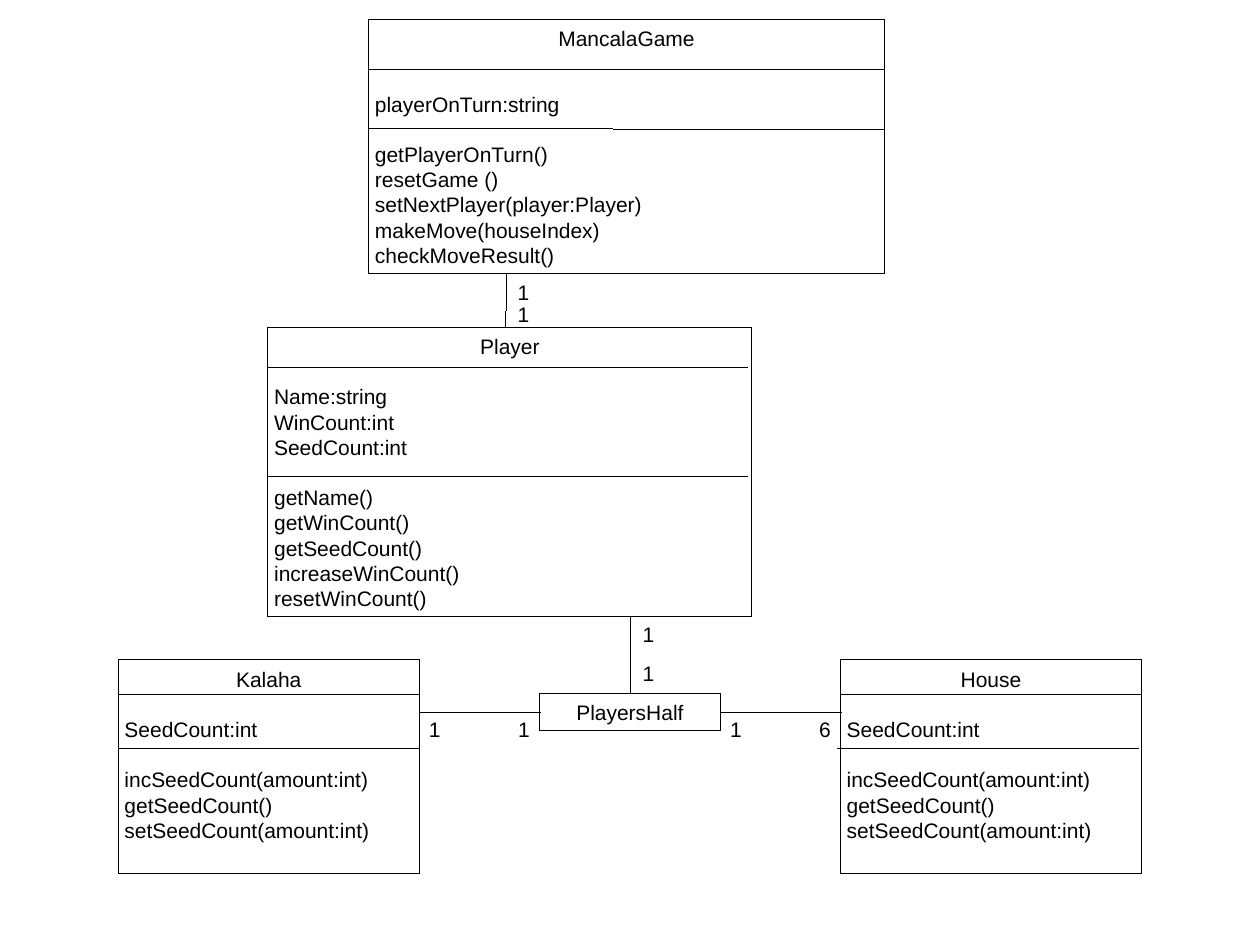
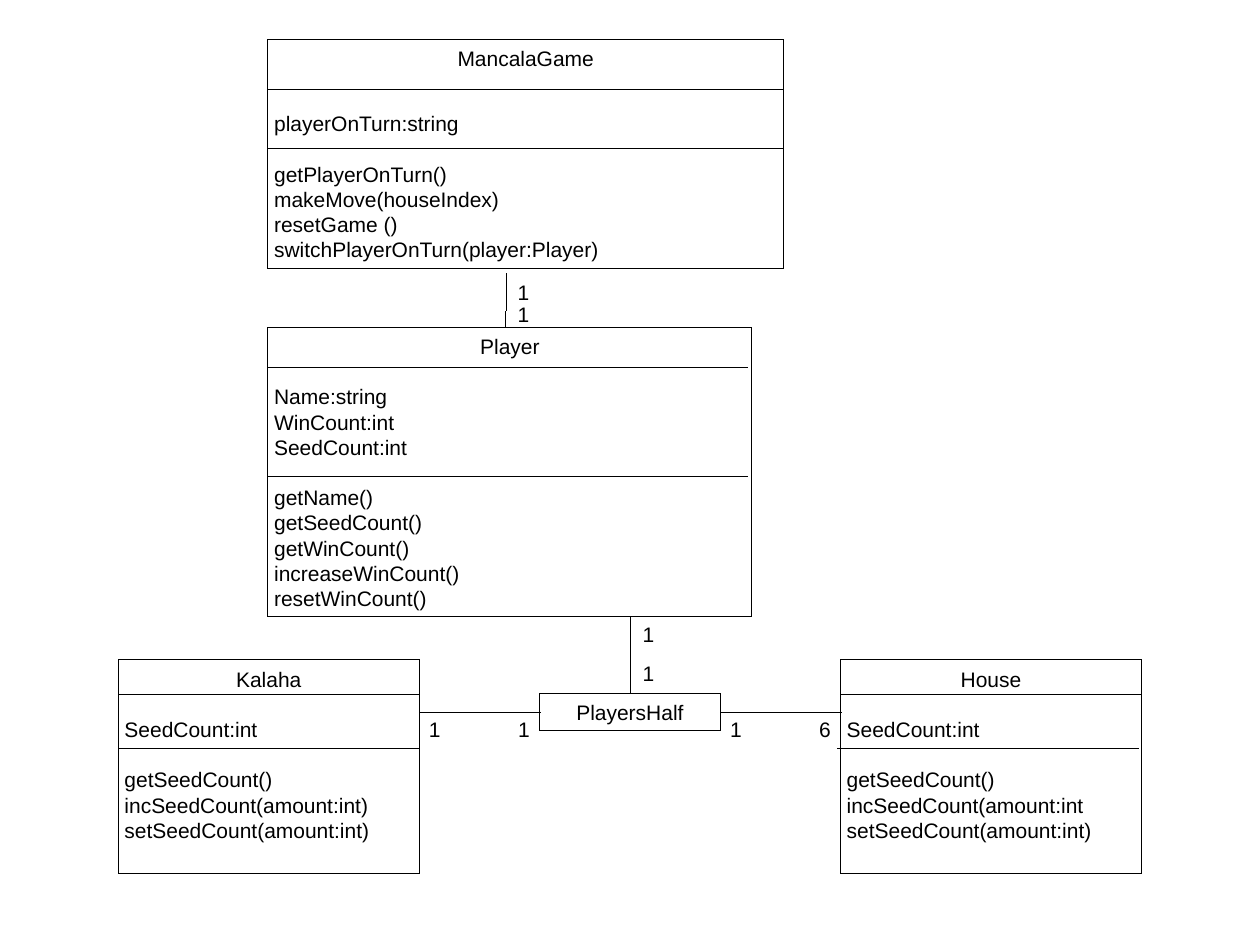
Before and after one commit to maxwuestehube/xmlpraktikum, a slide deck: slide 1 of mancala/4_xquery/Klassendiagramm.odp. Drawn at 1260x945 pixels with LibreOffice and Linux fonts; fonts in the diff are those of the drawing. Boxes give left, top, right and bottom in pixels: in the first picture for what was removed or moved away, otherwise in the second. Text is boxed around its words. In the diff, an @@ line names an element or a change of style, - is before the commit and + after.

```diff
--- a/mancala/4_xquery/Klassendiagramm.odp
+++ b/mancala/4_xquery/Klassendiagramm.odp
@@ rectangle "MancalaGame": place and size @@
-rectangle "MancalaGame" at (369,20,885,275)
+rectangle "MancalaGame" at (268,39,784,268)
@@ line moved from (369, 69) - (885, 69) to (268, 89) - (784, 89) @@
@@ line moved from (369, 129) - (885, 129) to (268, 149) - (784, 149) @@
@@ text in rectangle at (274,191,499,212): paragraph added @@
+makeMove(houseIndex)
@@ text in rectangle at (274,241,598,262): text changed @@
-setNextPlayer(player:Player)
-makeMove(houseIndex)
-checkMoveResult()
+switchPlayerOnTurn(player:Player)
@@ text in rectangle at (274,514,422,535): paragraph added @@
+getSeedCount()
@@ text in rectangle at (274,540,422,560): paragraph removed @@
-getSeedCount()
@@ text in rectangle at (124,771,272,792): paragraph added @@
+getSeedCount()
@@ text in rectangle at (847,771,1091,792): paragraph removed @@
-incSeedCount(amount:int)
@@ text in rectangle at (124,797,272,817): paragraph removed @@
-getSeedCount()
@@ text in rectangle at (847,797,1084,817): paragraph added @@
+incSeedCount(amount:int
```
Also in this commit, not shown: 2 other files.
